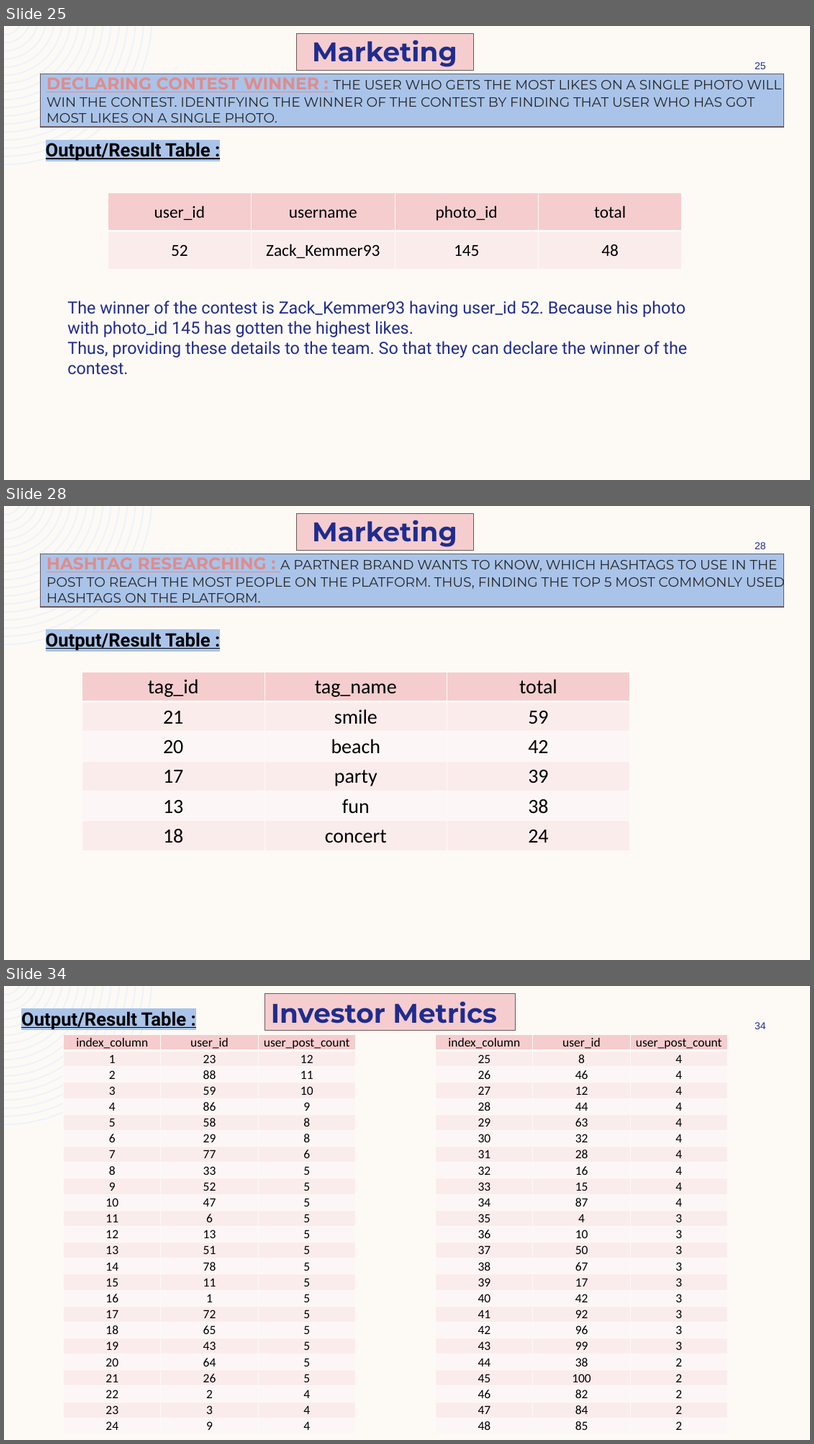
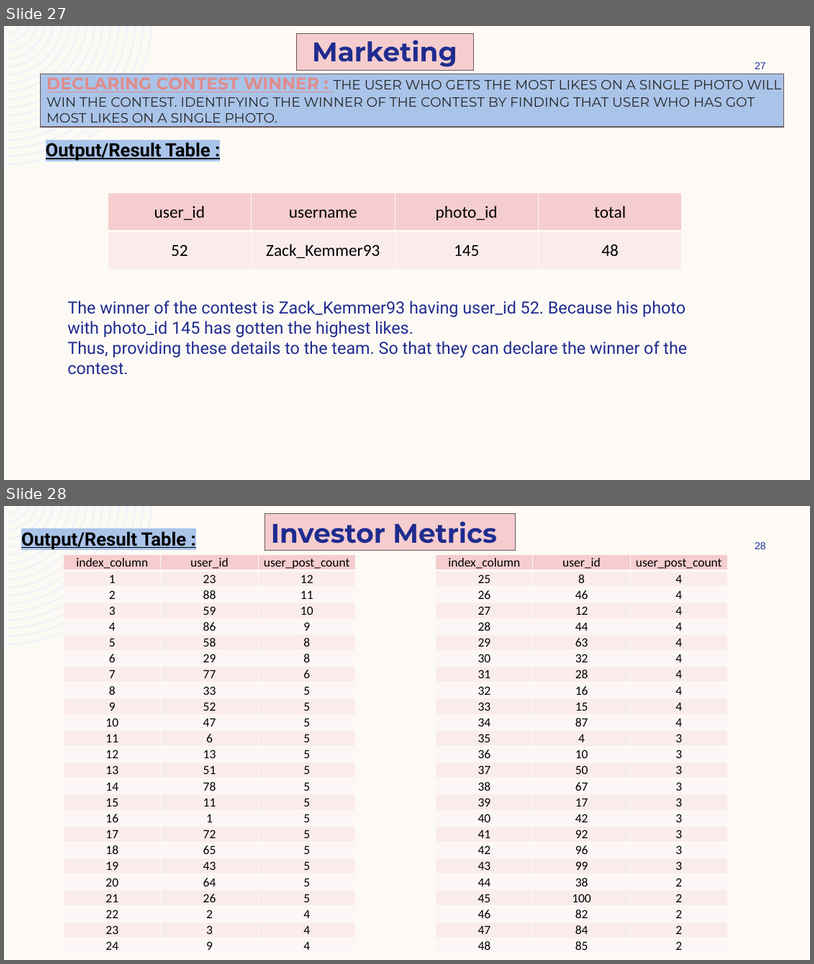
Before and after one commit to ShindeYash/Operation_and_Metric_Analytics, a slide deck: Report - Operation_and_Metric_Analytics.pptx. Shown one above the other, each under a label of ours: slides 25, 28 and 34 before the commit, slides 27 and 28 after it; the slides between them are not shown. The pictures are 814x1444 and 814x964 pixels, drawn with LibreOffice and Linux fonts; fonts in the diff are those of the drawing. Boxes give left, top, right and bottom in pixels: in the first picture for what was removed or moved away, otherwise in the second. Text is boxed around its words. In the diff, an @@ line names an element or a change of style, - is before the commit and + after.

```diff
--- a/Report - Operation_and_Metric_Analytics.pptx
+++ b/Report - Operation_and_Metric_Analytics.pptx
@@ slide 28 removed at (4,506,810,960), background #FDFAF6; not listed: 1 template element that a slide beside it also shows @@
@@ rectangle removed at (297,514,474,550) @@
@@ text removed at (312,520,458,547) @@
-Marketing
@@ page number removed at (755,542,766,549) @@
-28
@@ rectangle removed at (40,554,784,607) @@
@@ title removed at (46,554,785,607) @@
-HASHTAG RESEARCHING : A PARTNER BRAND WANTS TO KNOW, WHICH HASHTAGS TO USE IN THE POST TO REACH THE MOST PEOPLE ON THE PLATFORM. THUS, FINDING THE TOP 5 MOST COMMONLY USED HASHTAGS ON THE PLATFORM.
@@ text removed at (46,632,211,651) @@
-Output/Result Table :
@@ table removed at (82,672,630,850), 6 rows, 3 columns @@
-tag_id | tag_name | total
-21 | smile | 59
-20 | beach | 42
-17 | party | 39
-13 | fun | 38
-18 | concert | 24
@@ what was slide 25 is now slide 27 @@
@@ page number at (755,62,766,69): text changed @@
-25
+27
@@ what was slide 34 is now slide 28 @@
@@ page number at (755,542,766,549): text changed @@
-34
+28
```
Also in this commit, not shown: 1 slide changed, 6 slides added, 13 other slides removed, 9 other files.
